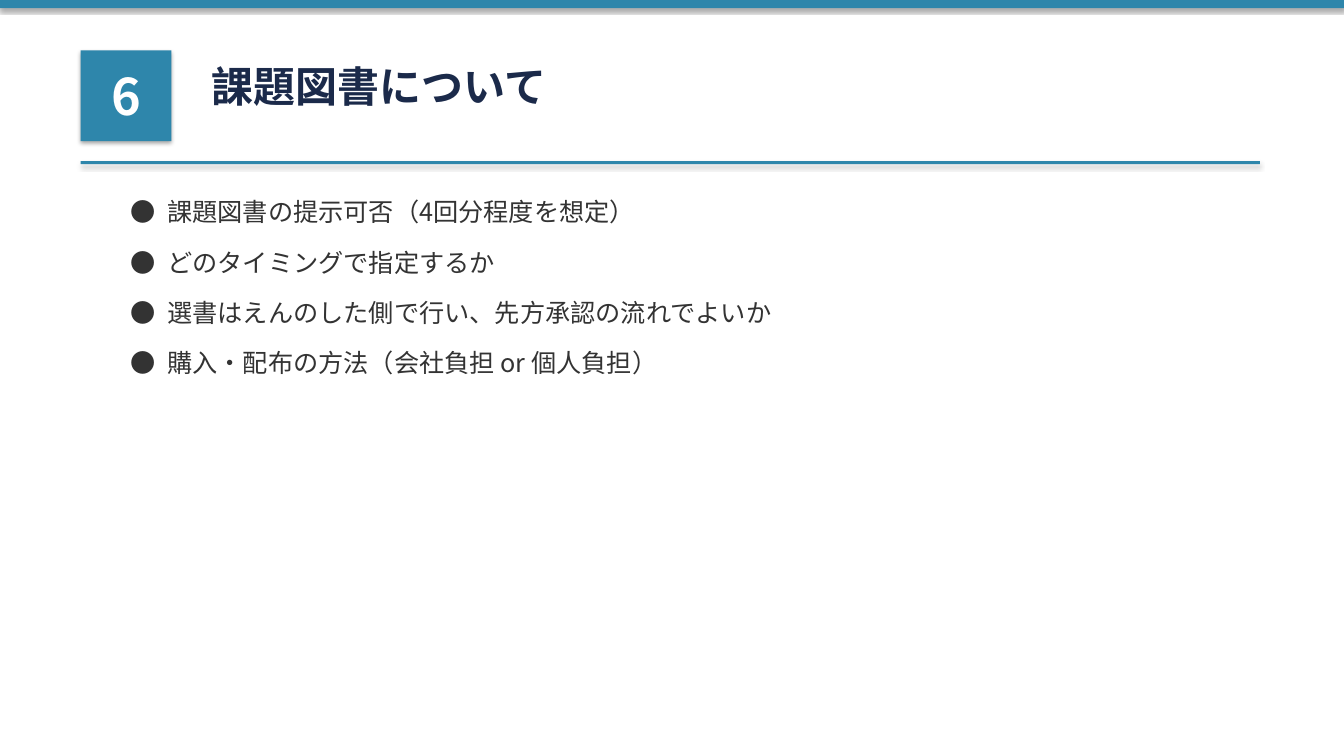
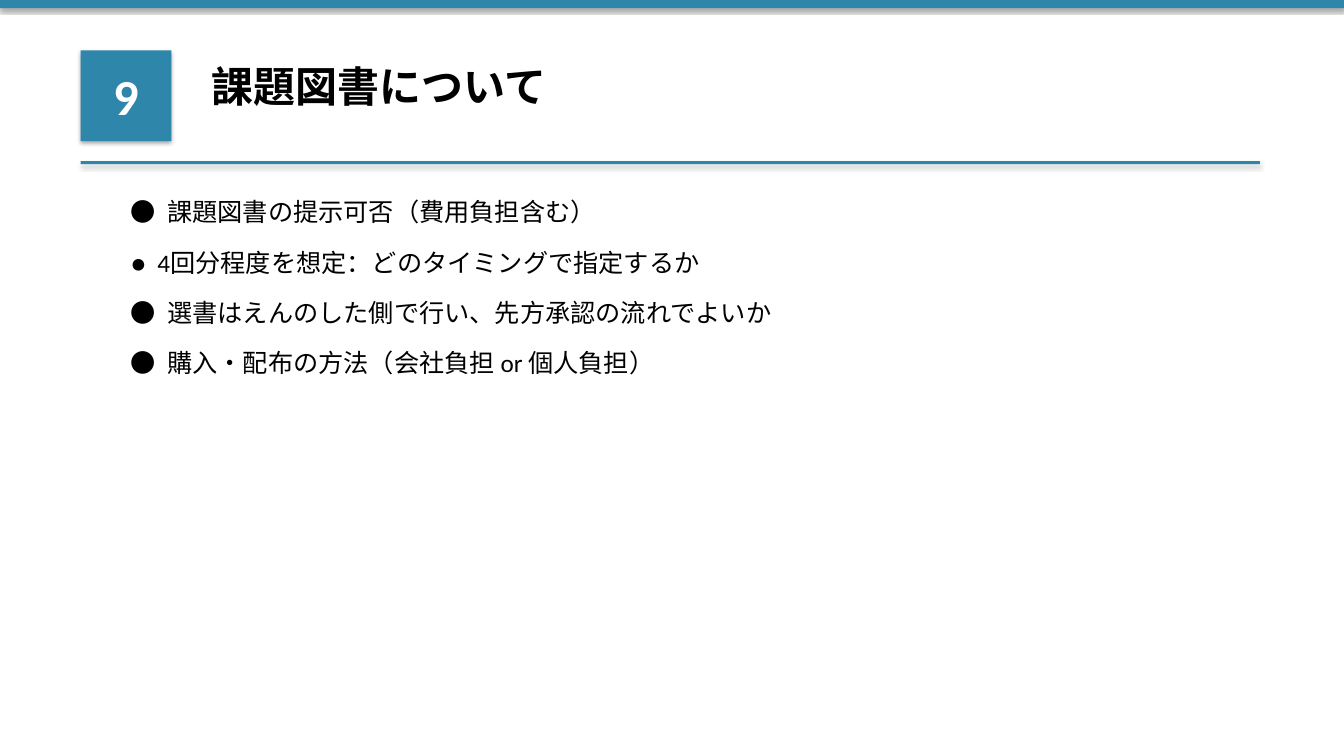
Before and after one commit to ennoshita-inc/training-taiko-kanri, a slide deck: slide 11 of clients/大晃産業/03_日程調整/【アジェンダ】20260323_打合せ.pptx (slide 8 before the commit). Drawn at 1344x756 pixels with LibreOffice and Linux fonts; fonts in the diff are those of the drawing. Boxes give left, top, right and bottom in pixels: in the first picture for what was removed or moved away, otherwise in the second. Text is boxed around its words. In the diff, an @@ line names an element or a change of style, - is before the commit and + after.

```diff
--- a/clients/大晃産業/03_日程調整/【アジェンダ】20260323_打合せ.pptx
+++ b/clients/大晃産業/03_日程調整/【アジェンダ】20260323_打合せ.pptx
@@ text "課題図書について" at [211, 66, 546, 106]: font Noto Sans CJK JP to Calibri, text colour #1B2A4A to #000000 @@
@@ text in rectangle at [113, 82, 139, 115]: text changed; font Noto Sans CJK JP to Calibri @@
-6
+9
@@ text at [167, 199, 595, 224]: text changed; font Noto Sans CJK JP to Calibri; text colour #333333 to #000000 @@
-● 課題図書の提示可否（4回分程度を想定）
+● 課題図書の提示可否（費用負担含む）
@@ text at [157, 251, 699, 274]: text changed; font Noto Sans CJK JP to Calibri; text colour #333333 to #000000 @@
-● どのタイミングで指定するか
+● 4回分程度を想定：どのタイミングで指定するか
@@ text "● 選書はえんのした側で行い、先方承認の流れでよいか" at [167, 300, 771, 324]: font Noto Sans CJK JP to Calibri, text colour #333333 to #000000 @@
@@ text "● 購入・配布の方法（会社負担 or 個人負担）" at [167, 350, 654, 375]: font Noto Sans CJK JP to Calibri, text colour #333333 to #000000 @@
```
Also in this commit, not shown: 13 other slides changed, 3 slides added, 1 slide removed, 2 other files.
